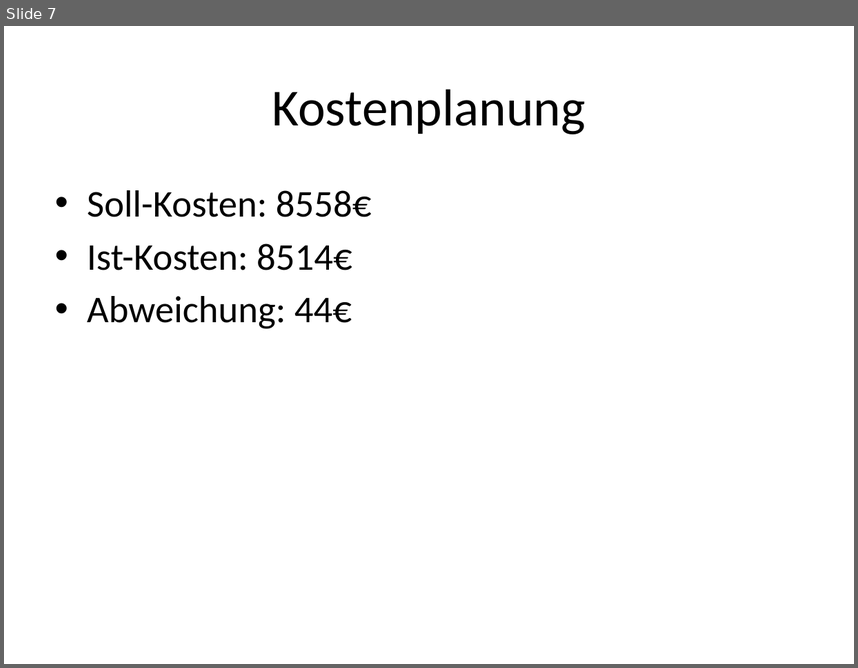
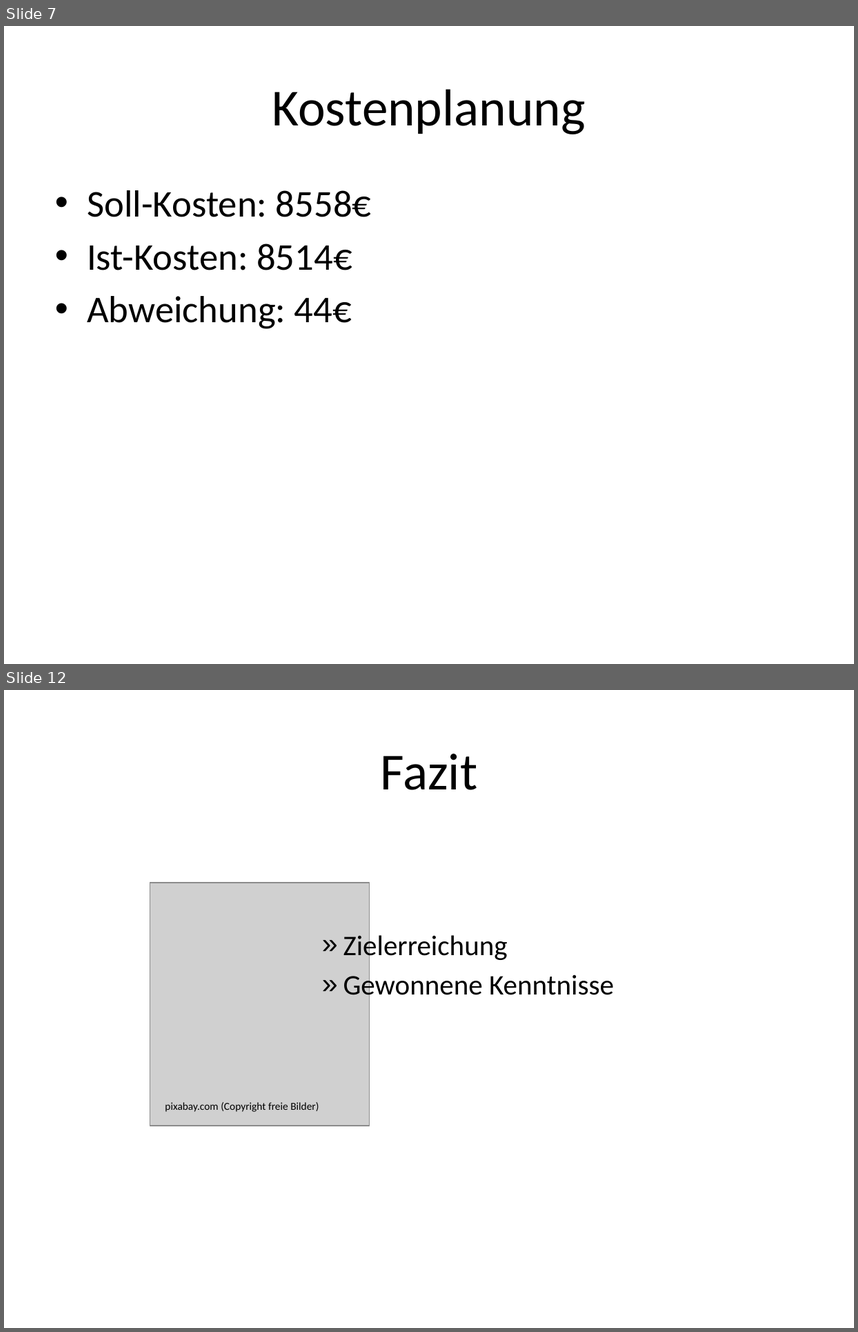
Before and after one commit to Dusty0071/OberstufenProjekt, a slide deck: Präsentation/FIA63Gruppe#3.pptx. Shown one above the other, each under a label of ours: slide 7 before the commit, slides 7 and 12 after it; the slides between them are not shown. The pictures are 858x668 and 858x1332 pixels, drawn with LibreOffice and Linux fonts; fonts in the diff are those of the drawing; grey boxes stand for pictures. Boxes give left, top, right and bottom in pixels: in the first picture for what was removed or moved away, otherwise in the second. Text is boxed around its words. In the diff, an @@ line names an element or a change of style, - is before the commit and + after.

```diff
--- a/Präsentation/FIA63Gruppe#3.pptx
+++ b/Präsentation/FIA63Gruppe#3.pptx
@@ slide 12 added at (4,690,854,1328), background #FFFFFF @@
@@ text added at (380,753,477,790), 44 pt, text #000000 @@
+Fazit
@@ picture added at (150,883,370,1126) @@
@@ text added at (343,931,614,1001), 24 pt, text #000000 @@
+        » Zielerreichung
+        » Gewonnene Kenntnisse
@@ text added at (165,1102,319,1112), 9 pt, text #000000 @@
+pixabay.com (Copyright freie Bilder)
```
Also in this commit, not shown: 4 other slides added.
